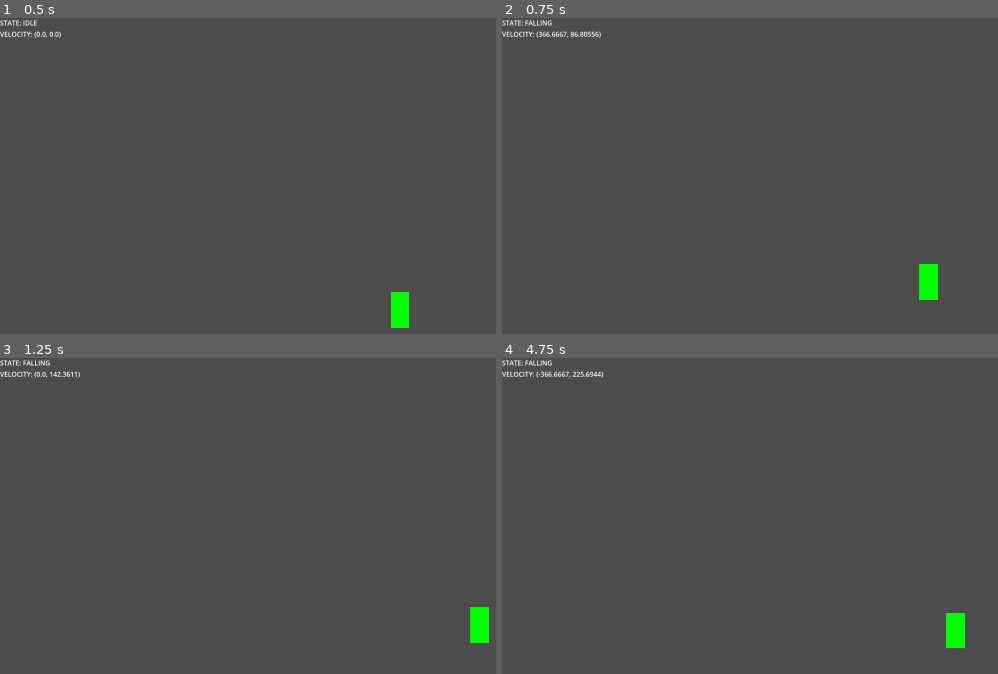
Above: before the commit, frames 1-4 (two rows, left to right).
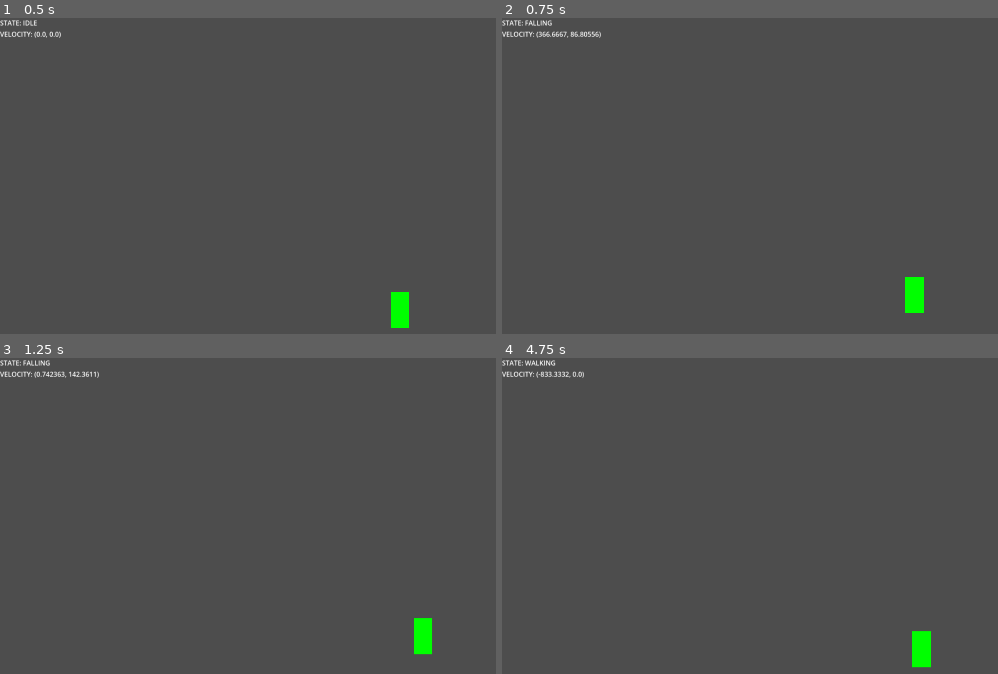
Above: after the commit, the same moments.

Repository: JeriamJito/ProjectWild
Game: Godot game, scene res://stage.tscn
Same seed, same stepped clock (60 frames per second), same inputs: the game is played once before the commit and once after it.
Inputs:
- Up to frame 1 (0.5 s): no input
- Up to frame 2 (0.75 s): tap Enter at 0.5 s; hold D (move_right) from 0.53 s (still down); tap Space (jump) at 0.6 s
- Up to frame 3 (1.25 s): keep holding D (move_right); tap Space (jump) at 0.77, 1.07 s
- Up to frame 4 (4.75 s): tap Space (jump) at 1.35, 1.52, 1.82, 2.1, 2.85, 3.02, 3.32, 3.6, 3.77, 4.07, 4.35, 4.52 s; release D (move_right) at 2.03 s; hold A (move_left) 2.03-2.78 s; hold D (move_right) 2.78-4.28 s; hold A (move_left) from 4.28 s (still down)

Frame 1 is identical in both runs. In frame 2, 0.7% of the frame differs, in the area x 81-88%, y 77-94%; in frame 3, 1.0%; in frame 4, 1.1%, in the area x 4-94%, y 0-99%.

Commit message:
(fix) removed doubled move_and_slide() call

Diff:
--- a/components/gravity.gd
+++ b/components/gravity.gd
@@ -37,8 +37,9 @@
 
 
 func _physics_process(_delta : float) -> void:
+	if parent.state == STATES.CLIMBING:
+		return
 	move_vertical()
-	parent.move_and_slide()
 
 
 func move_vertical() -> void:
--- a/components/movement.gd
+++ b/components/movement.gd
@@ -5,7 +5,7 @@
 
 @onready var parent : Actor = get_parent()
 
-@export var speed := 500.0
+@export var speed := 1000.0
 @export var acceleration := 2000.0
 
 func _physics_process(_delta : float) -> void:
--- a/player/player.gd
+++ b/player/player.gd
@@ -10,6 +10,7 @@
 @onready var front_ray_cast: RayCast2D = %FrontRayCast
 @onready var top_ray_cast: RayCast2D = %TopRayCast
 @onready var coyote_time: Timer = %CoyoteTime
+@onready var climbing_timeout: Timer = %ClimbingTimeout
 
 var state := STATES.IDLE
 var direction := 0.0
@@ -29,10 +30,6 @@
 	if Input.is_action_just_pressed("jump") and \
 			state in [STATES.JUMPING, STATES.FALLING] and can_ledge_grab():
 		change_state.emit(STATES.CLIMBING)
-		var location = top_ray_cast.get_collision_point()
-		var shape : CapsuleShape2D = collision_shape_2d.shape
-		location.y -= shape.height * 0.5
-		global_position = location
 
 	if Input.is_action_just_pressed("jump") and \
 			state in [STATES.IDLE, STATES.WALKING, STATES.COYOTE]:
@@ -68,3 +65,10 @@
 		return
 
 	change_state.emit(STATES.FALLING)
+
+
+func climb_up() -> void:
+	var location = top_ray_cast.get_collision_point()
+	var shape : CapsuleShape2D = collision_shape_2d.shape
+	location.y -= shape.height * 0.5
+	global_position = location
--- a/player/player.tscn
+++ b/player/player.tscn
@@ -61,3 +61,7 @@
 unique_name_in_owner = true
 wait_time = 0.05
 one_shot = true
+
+[node name="ClimbingTimeout" type="Timer" parent="."]
+unique_name_in_owner = true
+one_shot = true
--- a/stage.tscn
+++ b/stage.tscn
@@ -18,7 +18,7 @@
 
 [node name="Player" parent="." instance=ExtResource("1_6eo5e")]
 unique_name_in_owner = true
-position = Vector2(209, 907)
+position = Vector2(2130, 902)
 
 [connection signal="change_state" from="Player" to="CanvasLayer/Debug/VBoxContainer/PlayerState" method="_on_player_change_state"]
 [connection signal="velocity_change" from="Player" to="CanvasLayer/Debug/VBoxContainer/PlayerVelocity" method="_on_player_velocity_change"]
